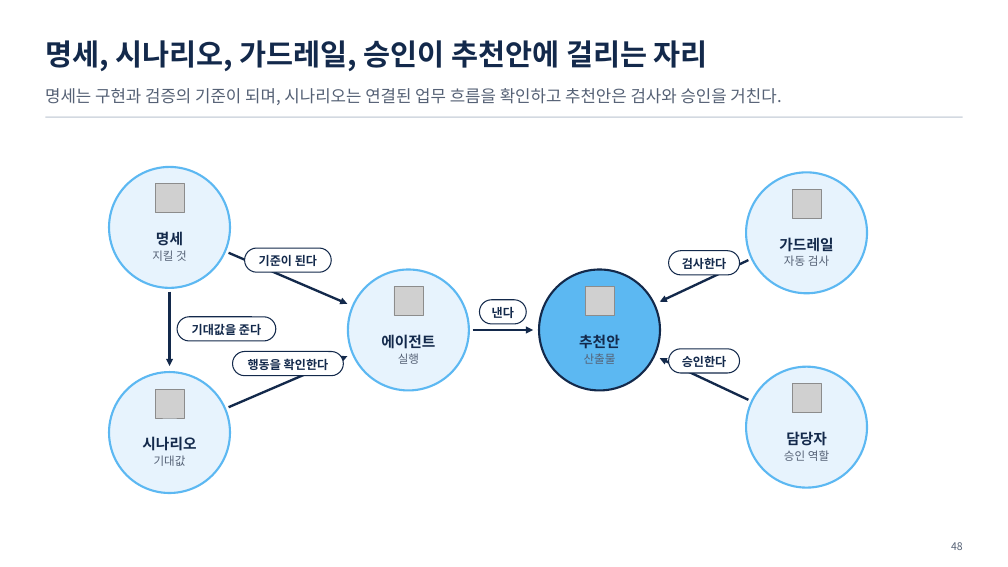
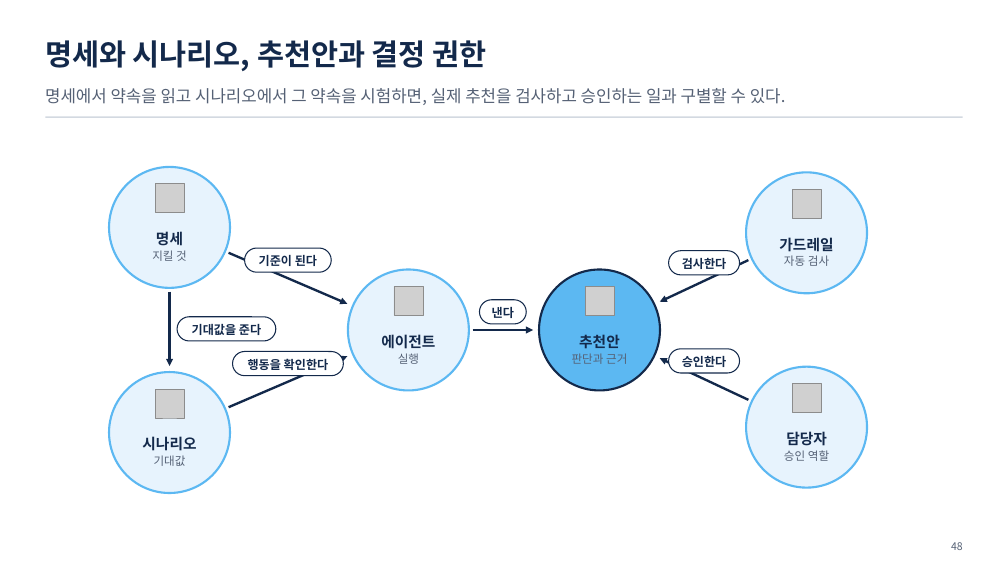
Before and after one commit to uengine-oss/hyd-iot-edu, a slide deck: slide 48 of workspace/강의제작/산출물/통합반/이론/08회차/통합반_08일차.pptx. Drawn at 1008x567 pixels with LibreOffice and Linux fonts; fonts in the diff are those of the drawing; grey boxes stand for pictures. Boxes give left, top, right and bottom in pixels: in the first picture for what was removed or moved away, otherwise in the second. Text is boxed around its words. In the diff, an @@ line names an element or a change of style, - is before the commit and + after.

```diff
--- a/workspace/강의제작/산출물/통합반/이론/08회차/통합반_08일차.pptx
+++ b/workspace/강의제작/산출물/통합반/이론/08회차/통합반_08일차.pptx
@@ text at (45, 40, 487, 71): text changed @@
-명세, 시나리오, 가드레일, 승인이 추천안에 걸리는 자리
+명세와 시나리오, 추천안과 결정 권한
@@ text at (45, 88, 786, 105): text changed @@
-명세는 구현과 검증의 기준이 되며, 시나리오는 연결된 업무 흐름을 확인하고 추천안은 검사와 승인을 거친다.
+명세에서 약속을 읽고 시나리오에서 그 약속을 시험하면, 실제 추천을 검사하고 승인하는 일과 구별할 수 있다.
@@ text at (572, 353, 627, 364): text changed @@
-산출물
+판단과 근거
```
Also in this commit, not shown: 9 other slides changed, 6 other files.
